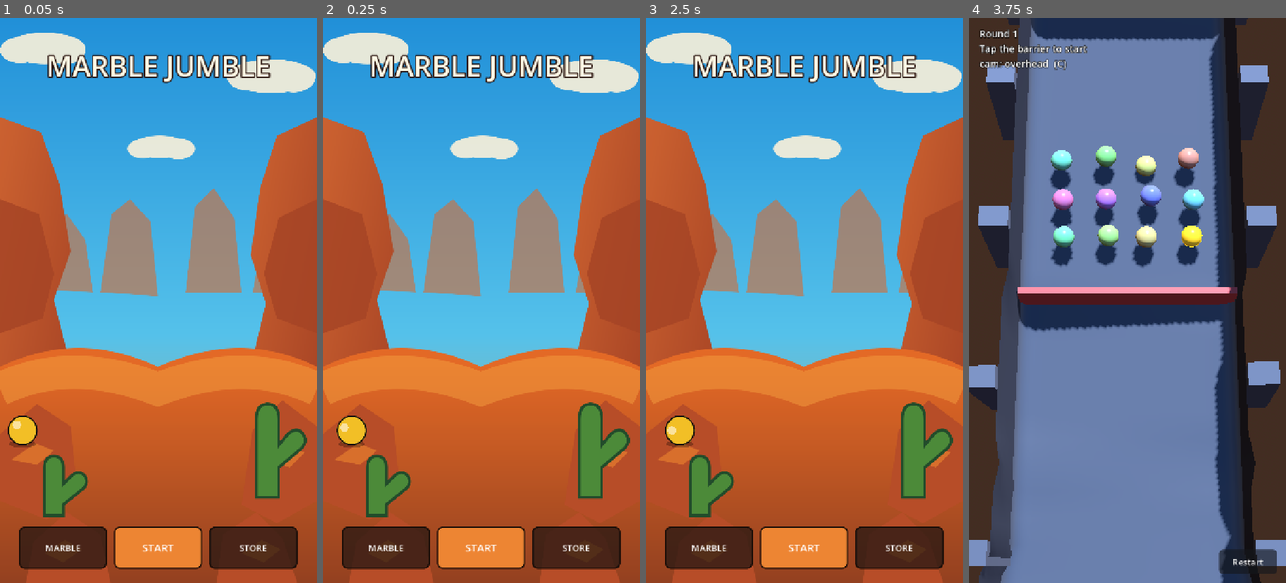
Above: before the commit, frames 1-4 (left to right).
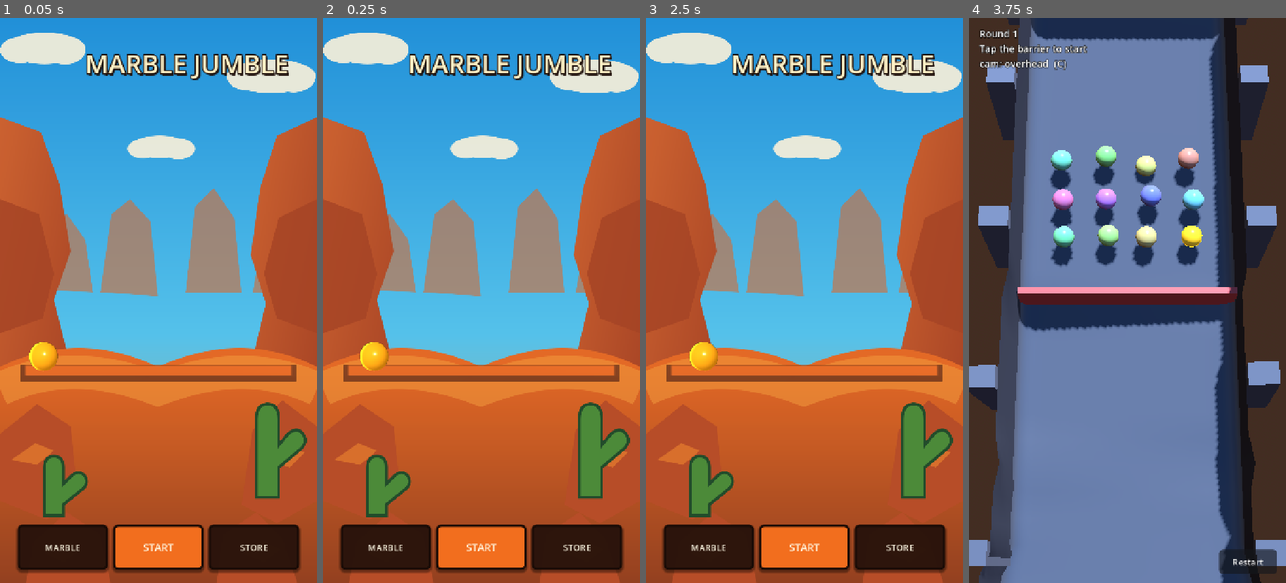
Above: after the commit, the same moments.

Repository: Arjan-N/marble-jumble
Game: Godot game, scene res://scenes/home.tscn
Same seed, same stepped clock (60 frames per second), same inputs: the game is played once before the commit and once after it.
Inputs:
- Up to frame 1 (0.05 s): no input
- Up to frame 2 (0.25 s): no input
- Up to frame 3 (2.5 s): click "MARBLE" at 0.5 s; click "STORE" at 1.25 s; click "< HOME" at 2 s
- Up to frame 4 (3.75 s): click "START" at 2.75 s; click "Restart" at 3.5 s

The runs differ from the first frame. In frame 1, 9.5% of the frame differs, in the area x 2-96%, y 6-99%; in frame 2, 9.5%; in frame 3, 9.5%, in the area x 4-96%, y 6-99%; in frame 4, nothing differs.

Commit message:
feat(home): redesign home screen with illustrated backdrop and 3D marble

Diff:
--- a/scripts/ui/home_screen.gd
+++ b/scripts/ui/home_screen.gd
@@ -1,35 +1,22 @@
 class_name HomeScreen
 extends Control
 
-## The game's front door. Per docs/ui-reference/UI_VISUAL_REFERENCES.md ("Home"):
-## make the player's marble the hero, keep the environment lighter and simpler
-## than the illustrated reference, and lead with MARBLE / START / STORE.
-##
-## Round-start (course carousel, 4x3 marble grid) is not built yet — MARBLE
-## shows a "coming soon" toast rather than nothing. START goes straight into
-## the race scene. STORE opens the (placeholder-visuals) shop scene.
-##
-## Built entirely in code, no external art or custom fonts, matching every
-## other screen in the project (`RaceHUD`, `ComicPopup`) — there is no art
-## pipeline yet, and the comic-book "thick outline, bold display type" look is
-## produced with outlined text and hard-edged flat colour instead.
+## Polished Home screen: illustrated 2D Canyon + one lightweight 3D marble.
+## The background is authored artwork; the marble and its simple track are real
+## 3D so the home screen previews the same physical marble language as races.
 
 const RACE_SCENE := "res://scenes/main.tscn"
 const SHOP_SCENE := "res://scenes/shop.tscn"
 
-const TITLE_FONT_SIZE := 64
-const NAV_FONT_SIZE := 24
+const TITLE_FONT_SIZE := 58
+const NAV_FONT_SIZE := 23
 const TOAST_SECONDS := 1.6
 
-## Inset from each edge so the marble visibly turns around rather than
-## vanishing into the screen edge.
-const TRACK_MARGIN := 48.0
-
 var _backdrop: HomeBackdrop
-var _marble: HomeMarble
+var _marble_view: SubViewportContainer
+var _marble_root: HomeMarble3D
 var _toast: Label
 var _toast_left := 0.0
-
 
 func _ready() -> void:
 	anchor_right = 1.0
@@ -38,142 +25,158 @@
 
 	_build_backdrop()
 	_build_title()
-	_build_marble()
+	_build_marble_view()
 	_build_toast()
 	_build_nav()
-
-	resized.connect(_on_resized)
-
 
 func _process(delta: float) -> void:
 	if _toast_left > 0.0:
 		_toast_left -= delta
 		_toast.modulate.a = clampf(_toast_left / 0.4, 0.0, 1.0)
 
-
 func _build_backdrop() -> void:
 	_backdrop = HomeBackdrop.new()
-	_backdrop.anchor_right = 1.0
-	_backdrop.anchor_bottom = 1.0
+	_backdrop.set_anchors_and_offsets_preset(Control.PRESET_FULL_RECT)
 	_backdrop.mouse_filter = Control.MOUSE_FILTER_IGNORE
 	add_child(_backdrop)
 
+func _build_title() -> void:
+	# Offset shadow first: the logo should read like an illustrated game mark,
+	# not a stock Godot Label.
+	var shadow := Label.new()
+	shadow.text = "MARBLE JUMBLE"
+	shadow.set_anchors_preset(Control.PRESET_CENTER_TOP)
+	shadow.position = Vector2(4.0, 68.0)
+	shadow.size = Vector2(0.0, 86.0)
+	shadow.grow_horizontal = Control.GROW_DIRECTION_BOTH
+	shadow.horizontal_alignment = HORIZONTAL_ALIGNMENT_CENTER
+	shadow.add_theme_font_size_override("font_size", TITLE_FONT_SIZE)
+	shadow.add_theme_color_override("font_color", Color(0.12, 0.055, 0.035, 0.9))
+	shadow.mouse_filter = Control.MOUSE_FILTER_IGNORE
+	add_child(shadow)
 
-func _build_title() -> void:
-	var title := Label.new()
-	title.text = "MARBLE JUMBLE"
-	title.anchor_right = 1.0
-	title.offset_top = 64.0
-	title.offset_bottom = 64.0 + TITLE_FONT_SIZE * 1.4
-	title.horizontal_alignment = HORIZONTAL_ALIGNMENT_CENTER
-	title.add_theme_font_size_override("font_size", TITLE_FONT_SIZE)
-	title.add_theme_color_override("font_color", Color(1.0, 0.98, 0.9))
-	title.add_theme_color_override("font_outline_color", Color(0.15, 0.06, 0.04))
-	title.add_theme_constant_override("outline_size", 12)
-	title.mouse_filter = Control.MOUSE_FILTER_IGNORE
+	var title := shadow.duplicate() as Label
+	title.position = Vector2(0.0, 64.0)
+	title.add_theme_color_override("font_color", Color(1.0, 0.95, 0.78))
+	title.add_theme_color_override("font_outline_color", Color(0.10, 0.045, 0.025))
+	title.add_theme_constant_override("outline_size", 10)
 	add_child(title)
 
+func _build_marble_view() -> void:
+	_marble_view = SubViewportContainer.new()
+	_marble_view.anchor_left = 0.035
+	_marble_view.anchor_right = 0.965
+	_marble_view.anchor_top = 0.48
+	_marble_view.anchor_bottom = 0.77
+	_marble_view.mouse_filter = Control.MOUSE_FILTER_IGNORE
+	_marble_view.stretch = true
+	add_child(_marble_view)
 
-func _build_marble() -> void:
-	var bounds := _track_bounds()
-	_marble = HomeMarble.create(PlayerProfile.equipped_colour(), bounds.x, bounds.y)
-	_marble.position.y = _track_row_y()
-	add_child(_marble)
+	var viewport := SubViewport.new()
+	viewport.transparent_bg = true
+	viewport.handle_input_locally = false
+	viewport.render_target_update_mode = SubViewport.UPDATE_ALWAYS
+	viewport.msaa_3d = Viewport.MSAA_2X
+	_marble_view.add_child(viewport)
 
+	var world := Node3D.new()
+	viewport.add_child(world)
 
-## Left/right x-range the home marble rolls across, in this control's own
-## coordinates. Deferred to `size` rather than a fixed design width so it
-## still centres correctly on whatever portrait aspect the device stretches to.
-## Falls back to the viewport's own size before the control's first layout
-## pass has run, so the first frame doesn't hand `HomeMarble` a zero-width or
-## negative track.
-func _track_bounds() -> Vector2:
-	var width := size.x if size.x > 0.0 else get_viewport_rect().size.x
-	return Vector2(TRACK_MARGIN, width - TRACK_MARGIN)
+	var environment := WorldEnvironment.new()
+	var env := Environment.new()
+	env.background_mode = Environment.BG_COLOR
+	env.background_color = Color(0.0, 0.0, 0.0, 0.0)
+	env.ambient_light_source = Environment.AMBIENT_SOURCE_COLOR
+	env.ambient_light_color = Color(1.0, 0.78, 0.58)
+	env.ambient_light_energy = 0.72
+	environment.environment = env
+	world.add_child(environment)
 
+	var light := DirectionalLight3D.new()
+	light.rotation_degrees = Vector3(-38.0, -25.0, 0.0)
+	light.light_color = Color(1.0, 0.88, 0.72)
+	light.light_energy = 1.25
+	light.shadow_enabled = false
+	world.add_child(light)
 
-func _track_row_y() -> float:
-	var height := size.y if size.y > 0.0 else get_viewport_rect().size.y
-	return height * (HomeBackdrop.TRACK_TOP_FRACTION + HomeBackdrop.TRACK_HEIGHT_FRACTION * 0.5)
+	var camera := Camera3D.new()
+	camera.projection = Camera3D.PROJECTION_ORTHOGONAL
+	camera.size = 7.0
+	camera.position = Vector3(0.0, 3.0, 10.0)
+	camera.look_at_from_position(camera.position, Vector3(0.0, 0.0, 0.0), Vector3.UP)
+	world.add_child(camera)
 
-
-func _on_resized() -> void:
-	if _marble == null:
-		return
-	var bounds := _track_bounds()
-	_marble.set_track(bounds.x, bounds.y)
-	_marble.position.y = _track_row_y()
-
+	_marble_root = HomeMarble3D.create(PlayerProfile.equipped_colour())
+	world.add_child(_marble_root)
 
 func _build_toast() -> void:
 	_toast = Label.new()
+	_toast.anchor_left = 0.0
 	_toast.anchor_right = 1.0
-	_toast.anchor_top = 1.0
-	_toast.anchor_bottom = 1.0
-	_toast.offset_top = -172.0
-	_toast.offset_bottom = -140.0
+	_toast.anchor_top = 0.77
+	_toast.anchor_bottom = 0.77
+	_toast.offset_top = 8.0
+	_toast.offset_bottom = 42.0
 	_toast.horizontal_alignment = HORIZONTAL_ALIGNMENT_CENTER
 	_toast.add_theme_font_size_override("font_size", 20)
-	_toast.add_theme_color_override("font_color", Color(1.0, 1.0, 1.0))
-	_toast.add_theme_color_override("font_outline_color", Color.BLACK)
+	_toast.add_theme_color_override("font_color", Color(1.0, 0.98, 0.88))
+	_toast.add_theme_color_override("font_outline_color", Color(0.08, 0.035, 0.02))
 	_toast.add_theme_constant_override("outline_size", 6)
 	_toast.mouse_filter = Control.MOUSE_FILTER_IGNORE
 	_toast.modulate.a = 0.0
 	add_child(_toast)
-
 
 func _show_toast(text: String) -> void:
 	_toast.text = text
 	_toast.modulate.a = 1.0
 	_toast_left = TOAST_SECONDS
 
-
-## Three tactile buttons, flat with a thick dark border rather than the
-## engine's default beveled look — the same restrained, physical language
-## `RaceHUD`'s restart button uses, per PROJECT.md section 8.
 func _build_nav() -> void:
 	var row := HBoxContainer.new()
-	row.anchor_left = 0.06
-	row.anchor_right = 0.94
+	row.anchor_left = 0.055
+	row.anchor_right = 0.945
 	row.anchor_top = 1.0
 	row.anchor_bottom = 1.0
-	row.offset_top = -128.0
-	row.offset_bottom = -32.0
-	row.add_theme_constant_override("separation", 16)
+	row.offset_top = -132.0
+	row.offset_bottom = -30.0
+	row.add_theme_constant_override("separation", 12)
+	row.mouse_filter = Control.MOUSE_FILTER_STOP
 	add_child(row)
 
-	row.add_child(_nav_button("MARBLE", func() -> void: _show_toast("Coming soon")))
+	row.add_child(_nav_button("MARBLE", func() -> void: _show_toast("Coming soon"), false))
 	row.add_child(_nav_button("START", _on_start_pressed, true))
-	row.add_child(_nav_button("STORE", func() -> void: get_tree().change_scene_to_file(SHOP_SCENE)))
+	row.add_child(_nav_button("STORE", func() -> void: get_tree().change_scene_to_file(SHOP_SCENE), false))
 
-
-func _nav_button(label: String, on_pressed: Callable, emphasised := false) -> Button:
+func _nav_button(label: String, on_pressed: Callable, emphasised: bool) -> Button:
 	var button := Button.new()
 	button.text = label
 	button.size_flags_horizontal = Control.SIZE_EXPAND_FILL
-	button.custom_minimum_size = Vector2(0, 68 if emphasised else 56)
-	button.add_theme_font_size_override("font_size", NAV_FONT_SIZE if emphasised else NAV_FONT_SIZE - 4)
-	button.add_theme_color_override("font_color", Color(1.0, 1.0, 1.0))
+	button.custom_minimum_size = Vector2(0, 70 if emphasised else 60)
+	button.add_theme_font_size_override("font_size", NAV_FONT_SIZE if emphasised else NAV_FONT_SIZE - 3)
+	button.add_theme_color_override("font_color", Color(1.0, 0.98, 0.90))
+	button.add_theme_color_override("font_pressed_color", Color(1.0, 0.98, 0.90))
 
-	var fill := Color(0.93, 0.52, 0.20) if emphasised else Color(0.12, 0.08, 0.07, 0.72)
-	var normal := StyleBoxFlat.new()
-	normal.bg_color = fill
-	normal.set_corner_radius_all(12)
-	normal.set_border_width_all(3)
-	normal.border_color = Color(0.1, 0.05, 0.03)
-	var pressed := StyleBoxFlat.new()
-	pressed.bg_color = fill.darkened(0.2)
-	pressed.set_corner_radius_all(12)
-	pressed.set_border_width_all(3)
-	pressed.border_color = Color(0.1, 0.05, 0.03)
-
+	var fill := Color(0.95, 0.43, 0.12) if emphasised else Color(0.16, 0.075, 0.045, 0.94)
+	var normal := _button_style(fill, 5, 10)
+	var hover := _button_style(fill.lightened(0.08), 5, 10)
+	var pressed := _button_style(fill.darkened(0.16), 5, 10)
 	button.add_theme_stylebox_override("normal", normal)
-	button.add_theme_stylebox_override("hover", normal)
+	button.add_theme_stylebox_override("hover", hover)
 	button.add_theme_stylebox_override("pressed", pressed)
 	button.add_theme_stylebox_override("focus", normal)
 	button.pressed.connect(on_pressed)
 	return button
 
+func _button_style(fill: Color, border: int, radius: int) -> StyleBoxFlat:
+	var style := StyleBoxFlat.new()
+	style.bg_color = fill
+	style.set_corner_radius_all(radius)
+	style.set_border_width_all(border)
+	style.border_color = Color(0.10, 0.045, 0.025)
+	style.shadow_color = Color(0.06, 0.025, 0.015, 0.45)
+	style.shadow_size = 5
+	style.shadow_offset = Vector2(0.0, 4.0)
+	return style
 
 func _on_start_pressed() -> void:
 	get_tree().change_scene_to_file(RACE_SCENE)
